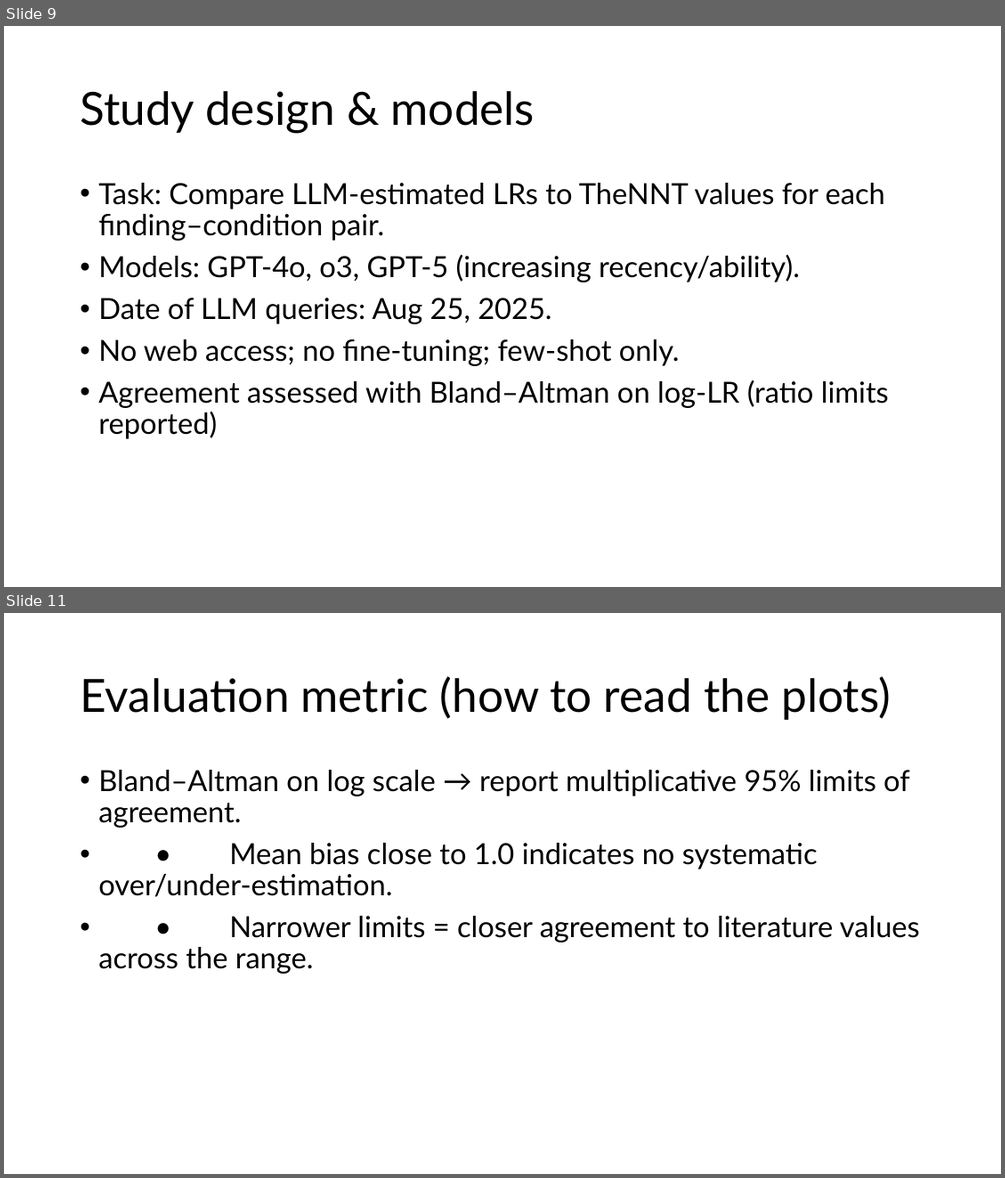
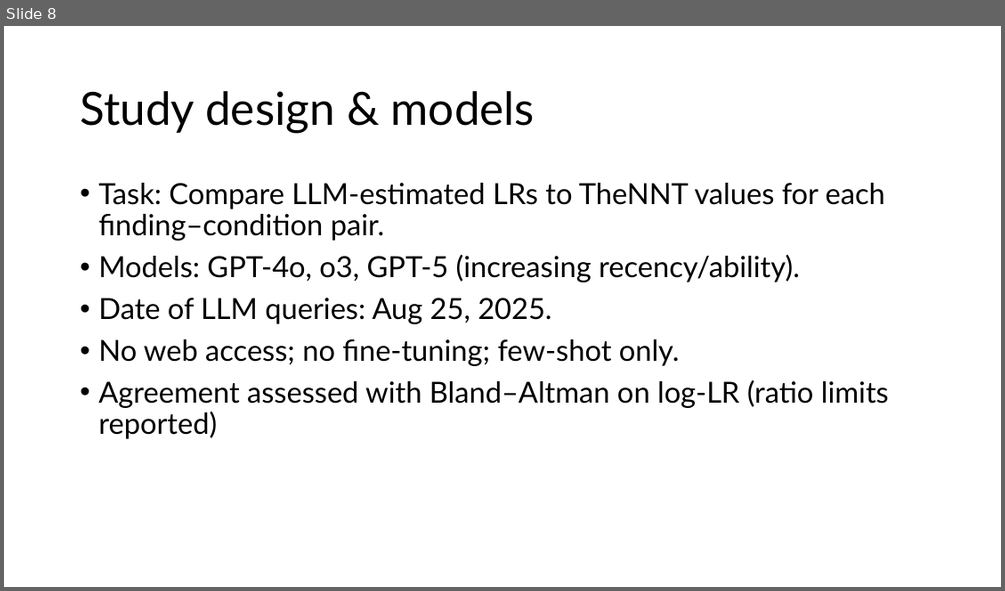
Before and after one commit to reblocke/llm_estimate_lrs, a slide deck: 2025-9-22 locke m2int lab LLM LRs.pptx. Shown one above the other, each under a label of ours: slides 9 and 11 before the commit, slide 8 after it; the slides between them are not shown. The pictures are 1005x1178 and 1005x591 pixels, drawn with LibreOffice and Linux fonts; fonts in the diff are those of the drawing. Boxes give left, top, right and bottom in pixels: in the first picture for what was removed or moved away, otherwise in the second. Text is boxed around its words. In the diff, an @@ line names an element or a change of style, - is before the commit and + after.

```diff
--- a/2025-9-22 locke m2int lab LLM LRs.pptx
+++ b/2025-9-22 locke m2int lab LLM LRs.pptx
@@ slide 11 removed at [4,613,1001,1174], background #FFFFFF @@
@@ title removed at [80,676,890,720] @@
-Evaluation metric (how to read the plots)
@@ text removed at [98,770,920,973] @@
-• Bland–Altman on log scale → report multiplicative 95% limits of agreement.
-• • Mean bias close to 1.0 indicates no systematic over/under‑estimation.
-• • Narrower limits = closer agreement to literature values across the range.
@@ what was slide 9 is now slide 8 @@
```
Also in this commit, not shown: 10 slides changed, 3 slides added, 4 other slides removed, 1 other file.
